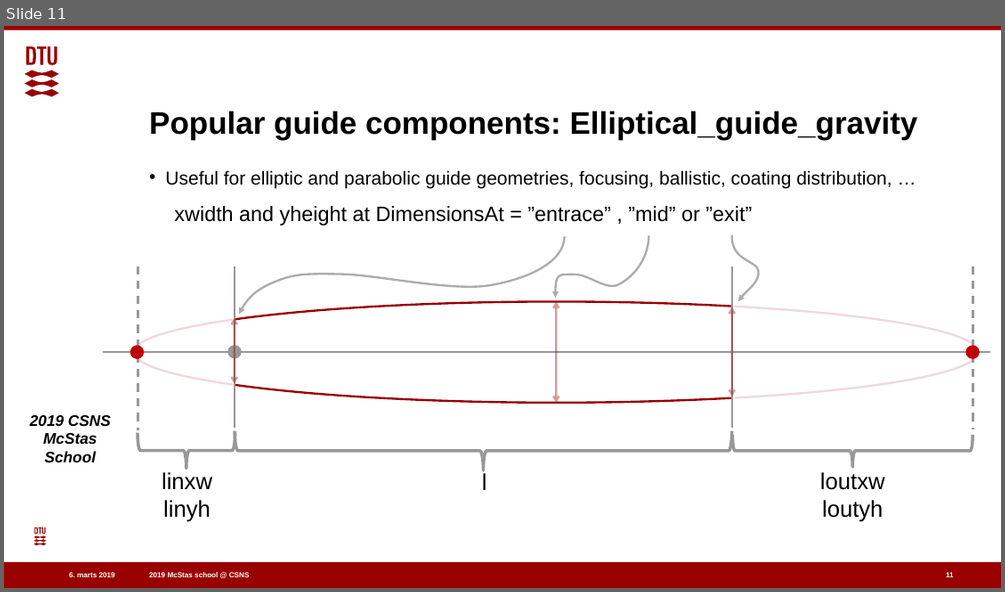
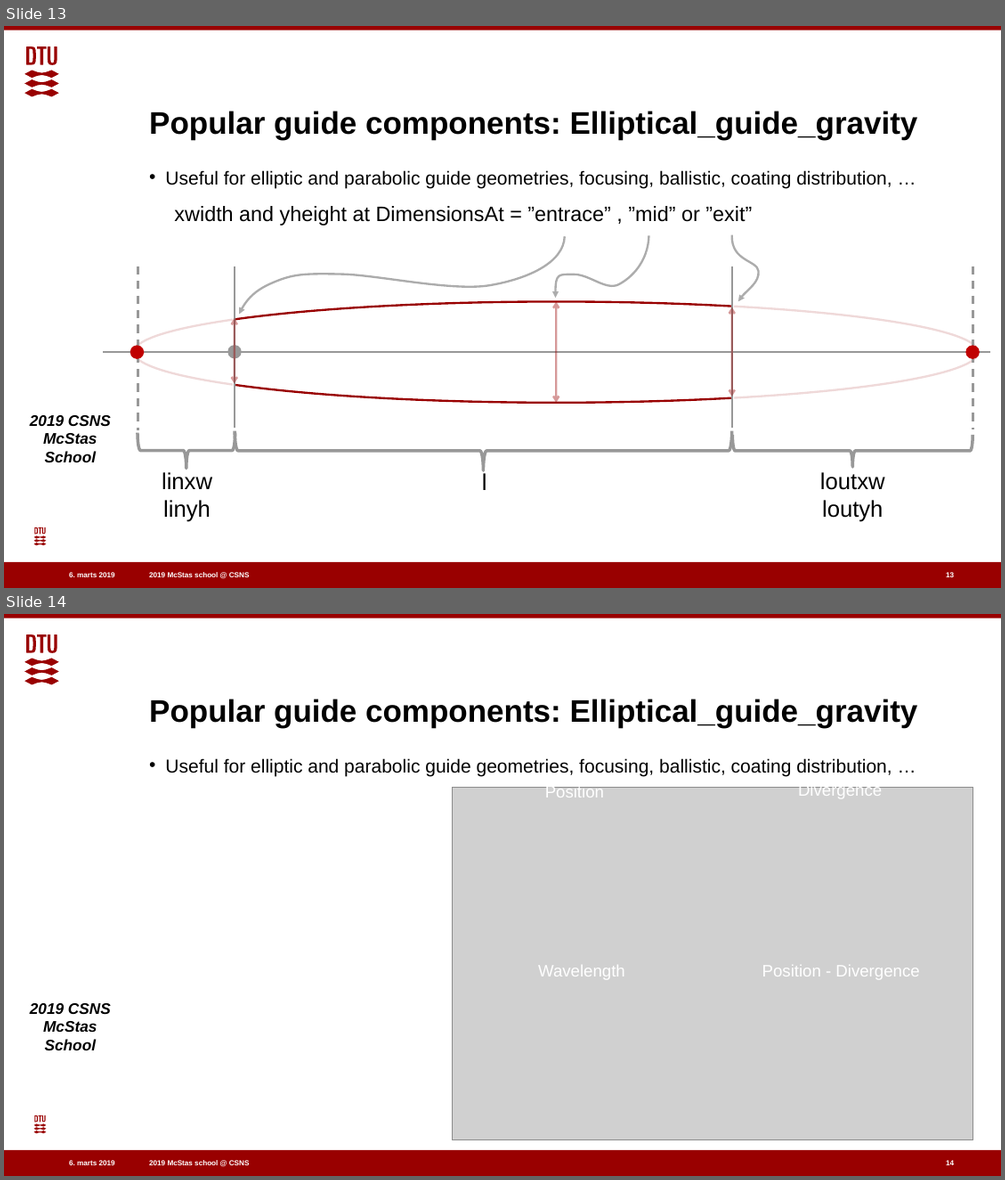
Before and after one commit to eddymaoui/Schools, a slide deck: CSNS_March_2019/2_Tuesday_March_26th/2_guides/guide_intro_talk.pptx. Shown one above the other, each under a label of ours: slide 11 before the commit, slides 13 and 14 after it. The pictures are 1005x592 and 1005x1180 pixels, drawn with LibreOffice and Linux fonts; fonts in the diff are those of the drawing; grey boxes stand for pictures; background and template pictures are left out. Boxes give left, top, right and bottom in pixels: in the first picture for what was removed or moved away, otherwise in the second. Text is boxed around its words. In the diff, an @@ line names an element or a change of style, - is before the commit and + after.

```diff
--- a/CSNS_March_2019/2_Tuesday_March_26th/2_guides/guide_intro_talk.pptx
+++ b/CSNS_March_2019/2_Tuesday_March_26th/2_guides/guide_intro_talk.pptx
@@ slide 14 added at (4,614,1001,1176), background #FFFFFF; not listed: 7 template elements that a slide beside it also shows @@
@@ title added at (149,699,918,728), 30 pt, text #000000, bold @@
+Popular guide components: Elliptical_guide_gravity
@@ text added at (165,758,891,776), 18 pt, text #000000 @@
+• Useful for elliptic and parabolic guide geometries, focusing, ballistic, coating distribution, …
@@ picture added at (453,787,973,1139) @@
@@ text added at (545,784,604,797), 16 pt, text #FFFFFF @@
+Position
@@ text added at (798,783,882,798), 16 pt, text #FFFFFF @@
+Divergence
@@ rectangle added at (733,833,1001,1035), fill #FFFFFF at 85% opacity, outline #FFFFFF 2 pt @@
@@ text added at (538,965,625,979), 16 pt, text #FFFFFF @@
+Wavelength
@@ text added at (762,965,919,979), 16 pt, text #FFFFFF @@
+Position - Divergence
@@ page number added at (946,1160,954,1165), 7 pt, text #FFFFFF, bold @@
+14
@@ what was slide 11 is now slide 13 @@
@@ page number at (946,572,954,577): text changed @@
-11
+13
```
Also in this commit, not shown: 6 slides changed, 3 other slides added, 1 other file.
